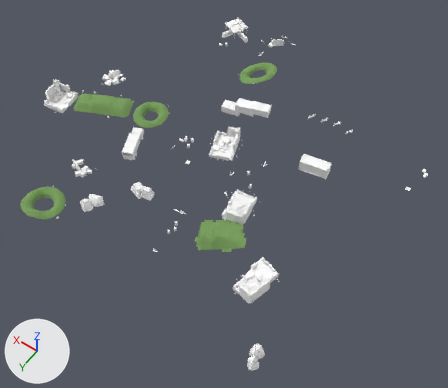
Renders of the glTF model assets/models/outdoor/outdoor_13.glb from each side of a commit.
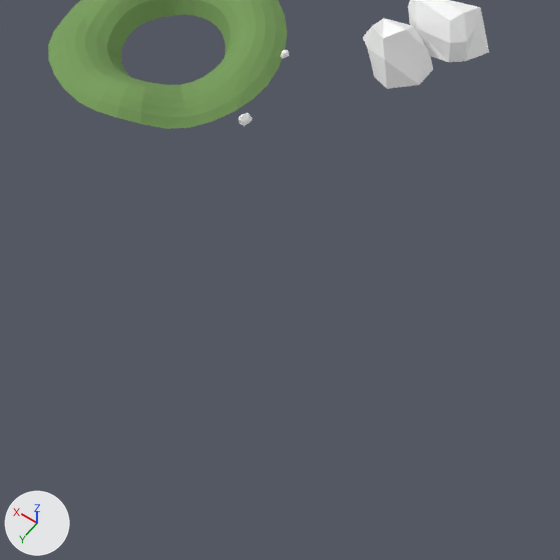
Each version appears first whole from a camera (50 mm lens) standing at (-55.1, 80.4, 107.0) and looking at (-4.2, 9.2, -4.9), and next in a close-up on the part from 2% to 26% of the width and 50% to 78% of the height. Arrows for +X, +Y and +Z are at lower left; the lights stay in place. The first two pictures are the older version. Vertices at exactly the same position are counted once.

In view in the first close-up: 'gas_station_town'.
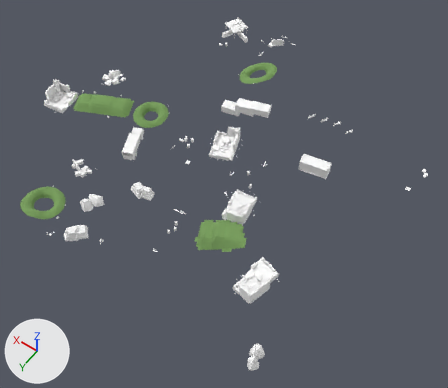
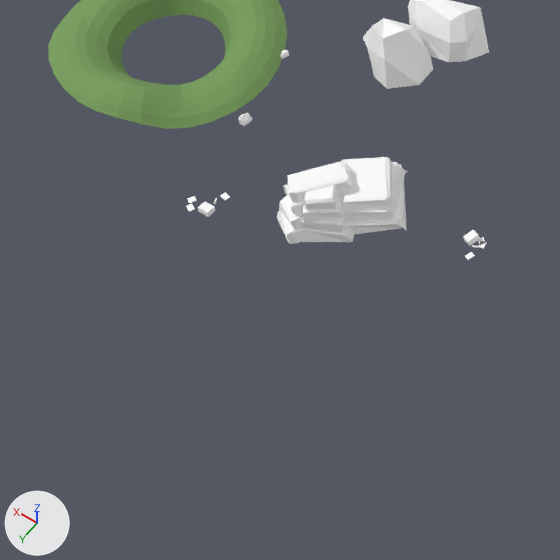
Pixel boxes (x1, y1, x2, y2) of what changed, in the close-ups (560 x 560 px):
'gas_station_town', reshaped: before (48, 0, 489, 129); after (48, 0, 489, 260)
part 1 of me_gas_station_town, added: after (465, 252, 475, 260)
part 2 of me_gas_station_town, added: after (186, 157, 485, 246)

What the commit changed:
me_gas_station_town is used by ob_gas_station_town; location (0.0, 0.0, 0.0).
me_gas_station_town had 12061 vertices, 17820 faces and spanned x -40.3..46.3, y -40.7..42.7, z -1.9..9.2.
me_gas_station_town now has 12369 vertices, 18286 faces and spans x -40.3..46.3, y -40.7..42.7, z -1.9..9.2.
me_gas_station_town part 1: the loose piece of 8 vertices spanning x -3.7..-2.7, y 31.9..32.3, z -0.9..-0.8 is copied, and the copy is turned 61.2 degrees about the z axis through its middle and scaled by 0.354, then moved by (10.0, 5.4, 0.7); it spans x 6.6..6.9, y 37.4..37.7, z -0.1.
me_gas_station_town part 2: 268 vertices added at x 6.7..17.3, y 36.1..42.7, z -0.1..2.6.
Other edits to the shape of me_gas_station_town do not show in these pictures.
